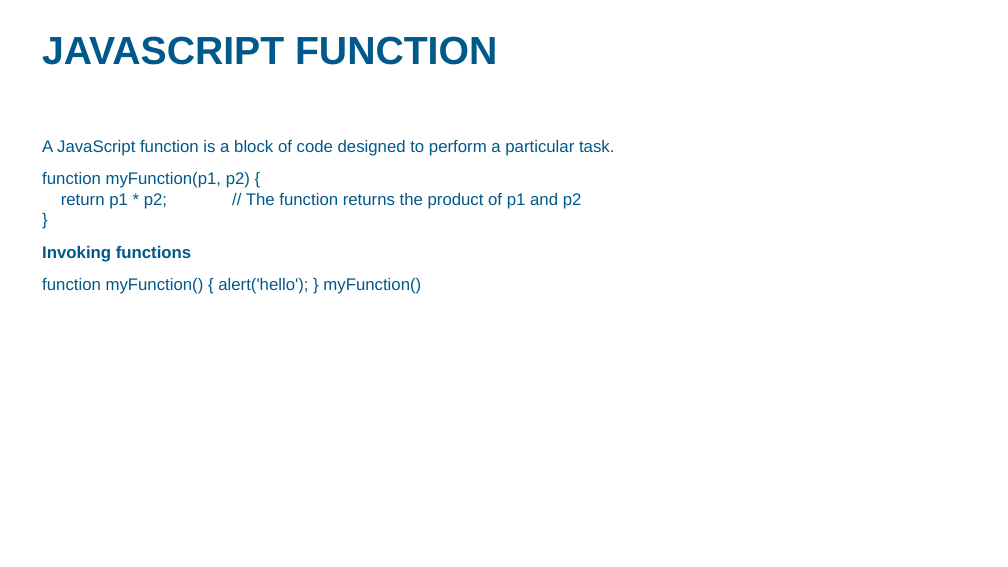
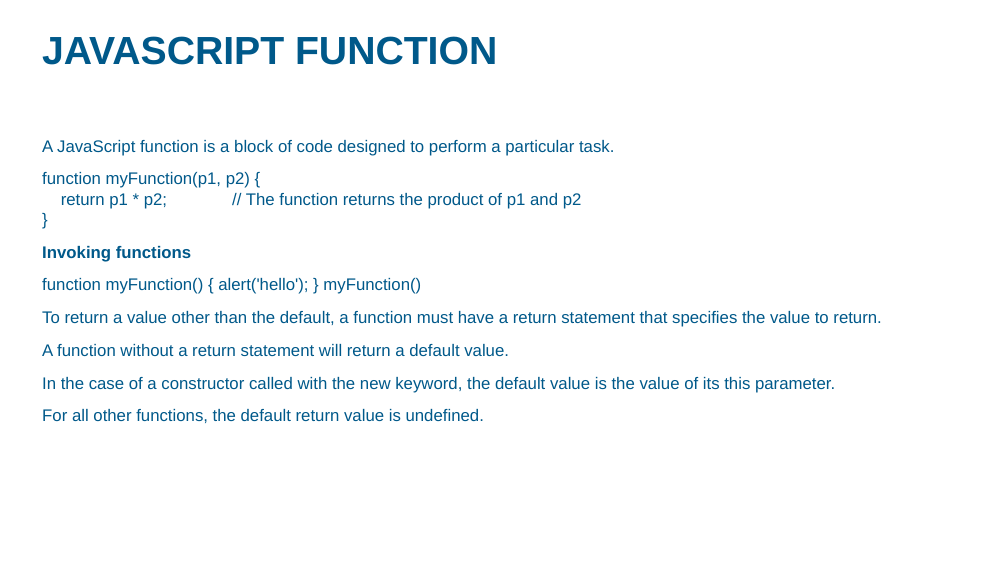
Before and after one commit to ashok07iet/java-script-sample-code, a slide deck: slide 42 of doc/javascript.pptx. Drawn at 1008x567 pixels with LibreOffice and Linux fonts; fonts in the diff are those of the drawing; background and template pictures are left out. Boxes give left, top, right and bottom in pixels: in the first picture for what was removed or moved away, otherwise in the second. Text is boxed around its words. In the diff, an @@ line names an element or a change of style, - is before the commit and + after.

```diff
--- a/doc/javascript.pptx
+++ b/doc/javascript.pptx
@@ text at (42,311,881,423): paragraphs added @@
+To return a value other than the default, a function must have a return statement that specifies the value to return.
+A function without a return statement will return a default value.
+In the case of a constructor called with the new keyword, the default value is the value of its this parameter.
+For all other functions, the default return value is undefined.
```
Also in this commit, not shown: 1 other slide changed, 29 slides added, 2 other files.
